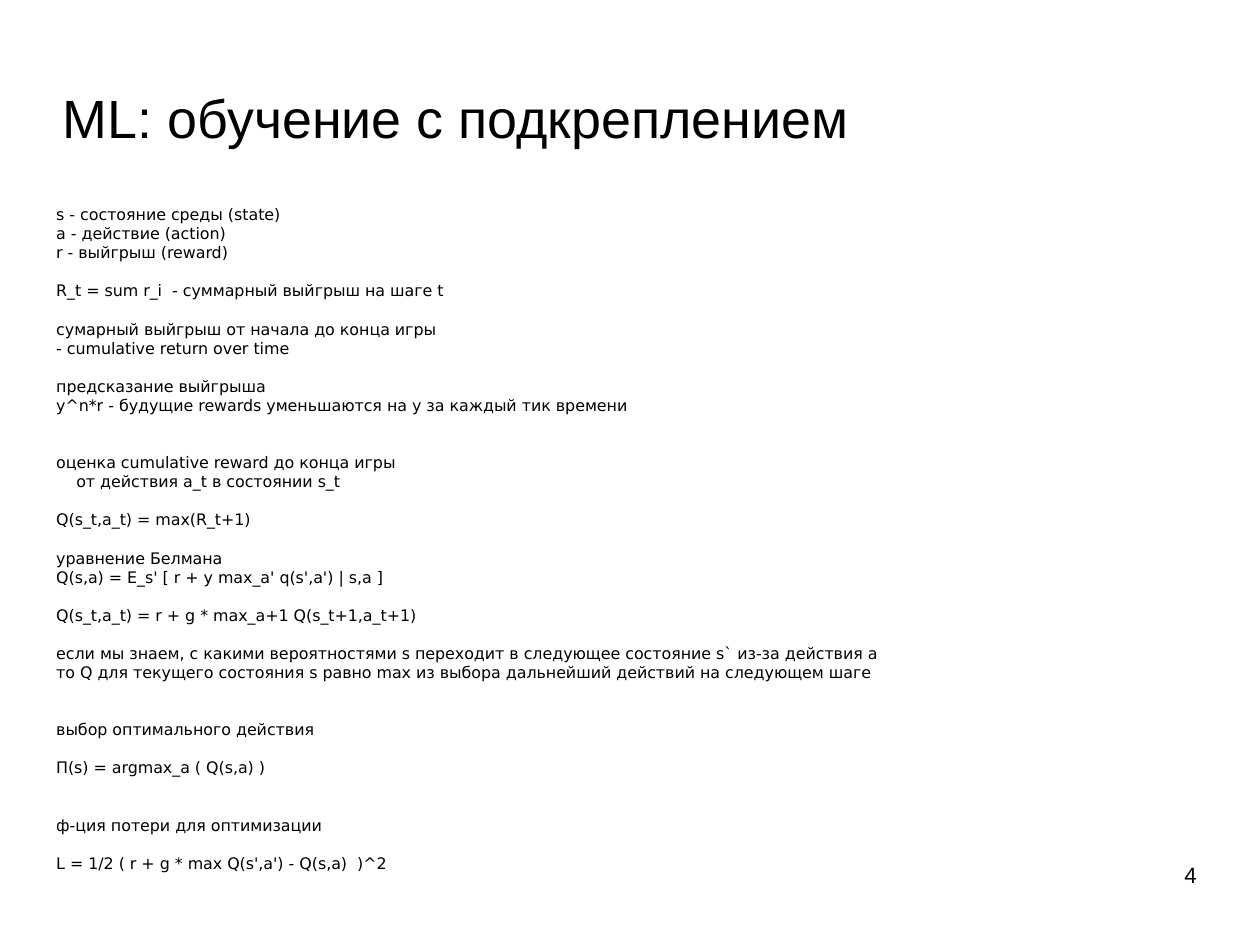
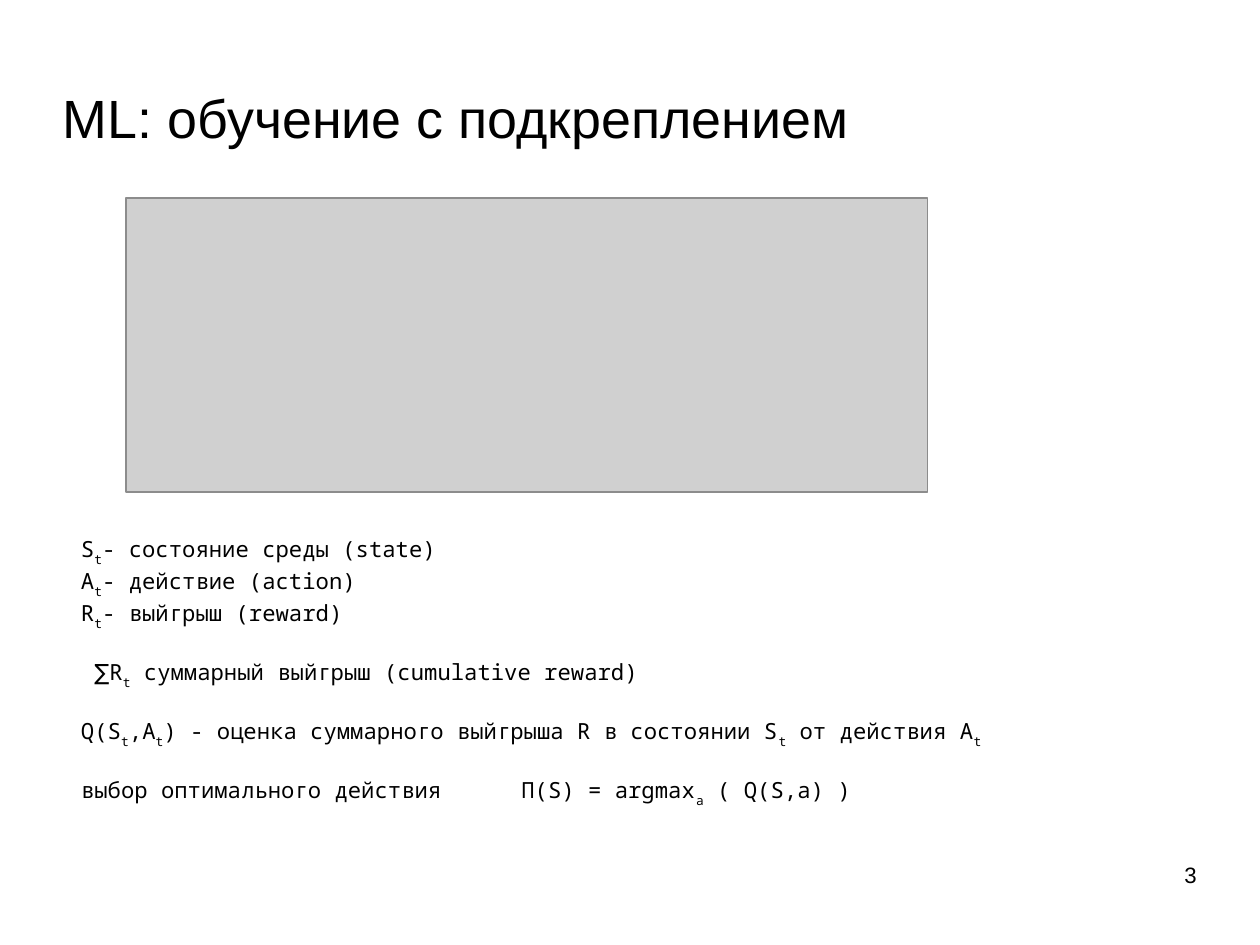
Before and after one commit to mechanoid5/ml_lectorium_legacy, a slide deck: slide 3 of 24-rl-dqn.odp (slide 4 before the commit). Drawn at 1260x945 pixels with LibreOffice and Linux fonts; fonts in the diff are those of the drawing; grey boxes stand for pictures; background and template pictures are left out. Boxes give left, top, right and bottom in pixels: in the first picture for what was removed or moved away, otherwise in the second. Text is boxed around its words. In the diff, an @@ line names an element or a change of style, - is before the commit and + after.

```diff
--- a/24-rl-dqn.odp
+++ b/24-rl-dqn.odp
@@ text removed at (56, 208, 878, 834) @@
-s - состояние среды (state)
-a - действие (action)
-r - выйгрыш (reward)
-R_t = sum r_i - суммарный выйгрыш на шаге t
-сумарный выйгрыш от начала до конца игры
-- cumulative return over time
-предсказание выйгрыша
-y^n*r - будущие rewards уменьшаются на y за каждый тик времени
-оценка cumulative reward до конца игры
-от действия a_t в состоянии s_t
-Q(s_t,a_t) = max(R_t+1)
-уравнение Белмана
-Q(s,a) = E_s' [ r + y max_a' q(s',a') | s,a ]
-Q(s_t,a_t) = r + g * max_a+1 Q(s_t+1,a_t+1)
-если мы знаем, с какими вероятностями s переходит в следующее состояние s` из-за действия a
-то Q для текущего состояния s равно max из выбора дальнейший действий на следующем шаге
-выбор оптимального действия
-П(s) = argmax_а ( Q(s,a) )
-ф-ция потери для оптимизации
-L = 1/2 ( r + g * max Q(s',a') - Q(s,a) )^2
@@ picture added at (126, 198, 927, 492) @@
@@ title added at (81, 541, 947, 803), 14 pt, text #000000 @@
+St- состояние среды (state)
+At- действие (action)
+Rt- выйгрыш (reward)
+∑Rt суммарный выйгрыш (cumulative reward)
+Q(St,At) - оценка суммарного выйгрыша R в состоянии St от действия At
+выбор оптимального действия П(S) = argmaxа ( Q(S,a) )
@@ page number at (1184, 867, 1196, 884): text changed @@
-4
+3
```
Also in this commit, not shown: 3 other slides changed, 3 slides removed.
